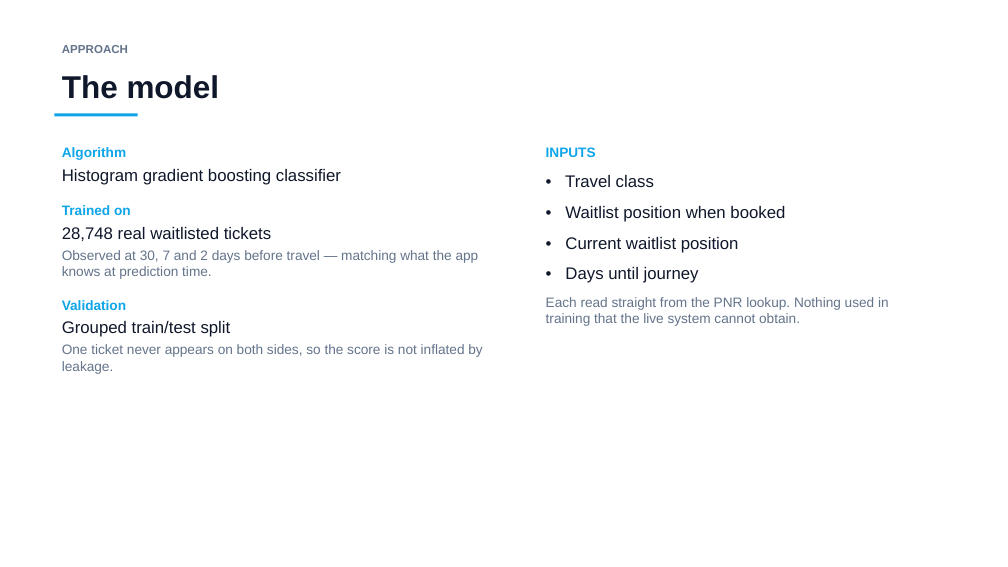
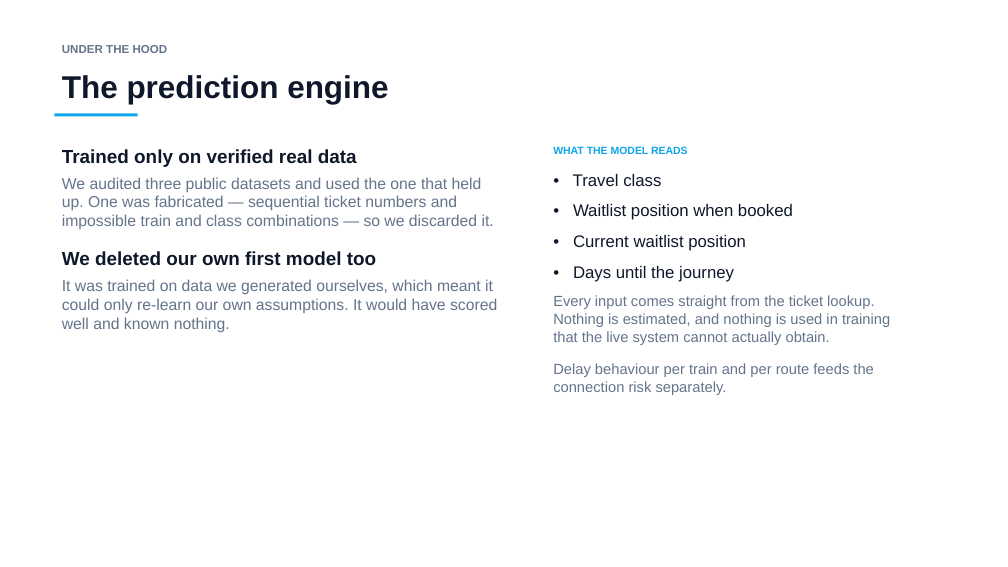
Before and after one commit to mohammadamir0762-arch/irctc, a slide deck: slide 7 of PS91_Presentation.pptx (slide 6 before the commit). Drawn at 1008x567 pixels with LibreOffice and Linux fonts; fonts in the diff are those of the drawing. Boxes give left, top, right and bottom in pixels: in the first picture for what was removed or moved away, otherwise in the second. Text is boxed around its words. In the diff, an @@ line names an element or a change of style, - is before the commit and + after.

Commit message:
rework presentation around one unified system

```diff
--- a/PS91_Presentation.pptx
+++ b/PS91_Presentation.pptx
@@ text at [62,45,168,53]: text changed @@
-APPROACH
+UNDER THE HOOD
@@ text at [62,75,388,104]: text changed @@
-The model
+The prediction engine
@@ text at [62,149,497,332]: text changed; size 13 to 15 pt @@
-Algorithm
-Histogram gradient boosting classifier
-Trained on
-28,748 real waitlisted tickets
-Observed at 30, 7 and 2 days before travel — matching what the app knows at prediction time.
-Validation
-Grouped train/test split
-One ticket never appears on both sides, so the score is not inflated by leakage.
+Trained only on verified real data
+We audited three public datasets and used the one that held up. One was fabricated — sequential ticket numbers and impossible train and class combinations — so we discarded it.
+We deleted our own first model too
+It was trained on data we generated ourselves, which meant it could only re-learn our own assumptions. It would have scored well and known nothing.
@@ text "WHAT THE MODEL READS": place and size @@
-text "WHAT THE MODEL READS" at [546,147,889,326]
+text "WHAT THE MODEL READS" at [553,146,890,395]
@@ text at [553,146,688,154]: text changed; size 13 to 10 pt @@
-INPUTS
+WHAT THE MODEL READS
@@ text at [553,266,890,395]: text changed; size 13 to 14 pt @@
-• Days until journey
-Each read straight from the PNR lookup. Nothing used in training that the live system cannot obtain.
+• Days until the journey
+Every input comes straight from the ticket lookup. Nothing is estimated, and nothing is used in training that the live system cannot actually obtain.
+Delay behaviour per train and per route feeds the connection risk separately.
```
Also in this commit, not shown: 3 other slides changed, 5 slides added, 11 slides removed, 1 other file.
